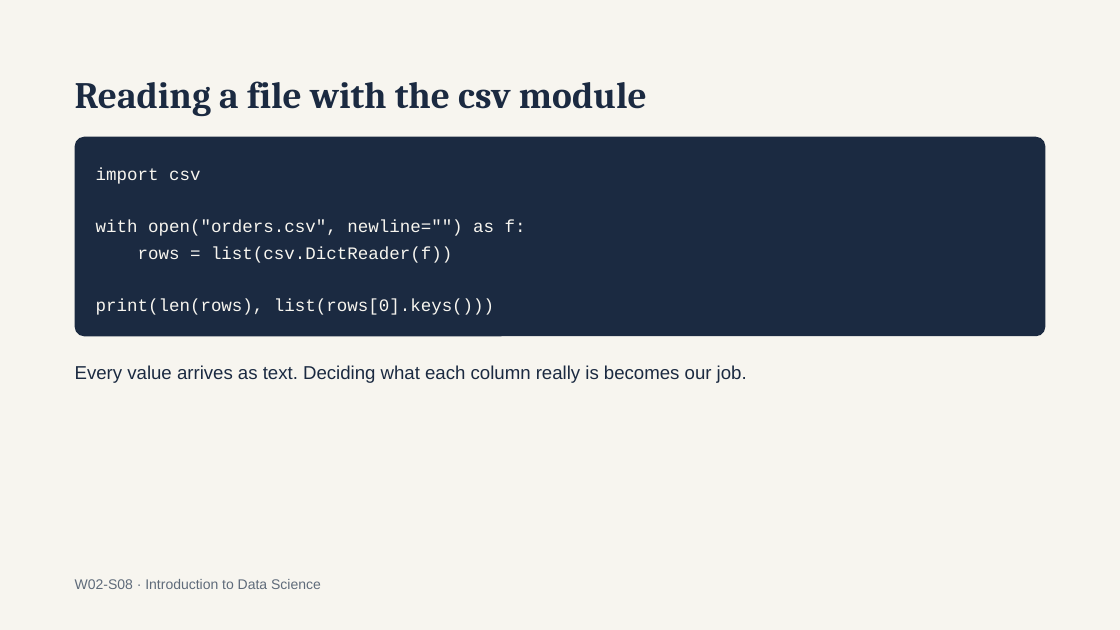
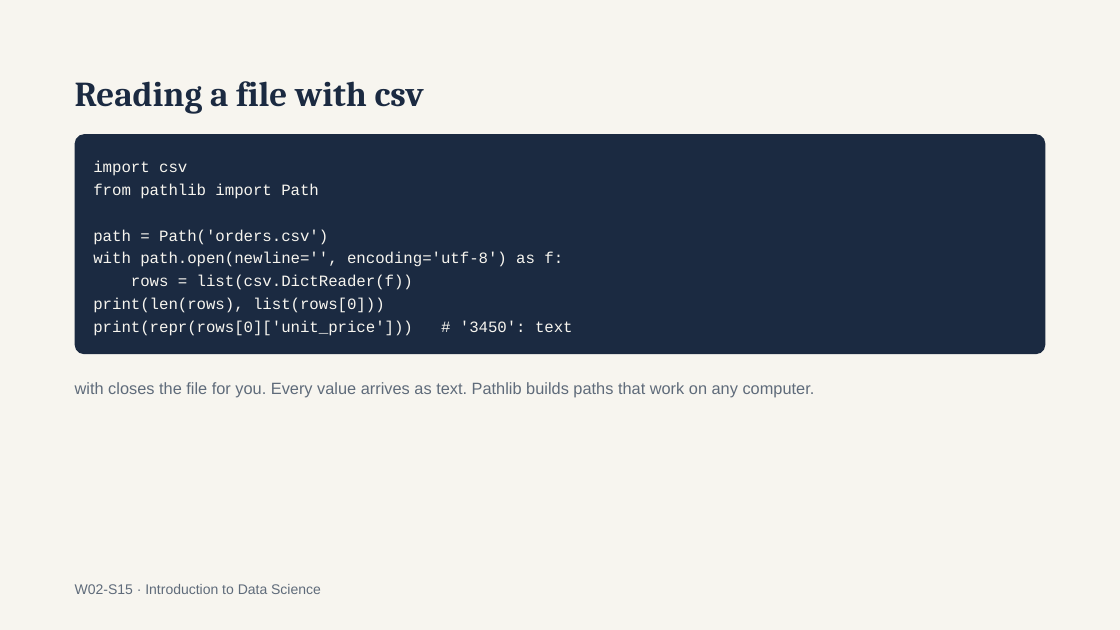
Before and after one commit to a6dulrauf/introduction-to-data-science-fall26, a slide deck: slide 15 of week 2/Intro to Data Science — Week 2 Python for Data Work.pptx (slide 8 before the commit). Drawn at 1120x630 pixels with LibreOffice and Linux fonts; fonts in the diff are those of the drawing. Boxes give left, top, right and bottom in pixels: in the first picture for what was removed or moved away, otherwise in the second. Text is boxed around its words. In the diff, an @@ line names an element or a change of style, - is before the commit and + after.

Commit message:
updating slides

```diff
--- a/week 2/Intro to Data Science — Week 2 Python for Data Work.pptx
+++ b/week 2/Intro to Data Science — Week 2 Python for Data Work.pptx
@@ title at bbox=[75, 81, 424, 113]: text changed; size 32 to 30 pt @@
-Reading a file with the csv module
+Reading a file with csv
@@ rounded rectangle "import csv": place and size @@
-rounded rectangle "import csv" at bbox=[75, 137, 1046, 337]
+rounded rectangle "import csv" at bbox=[75, 134, 1046, 355]
@@ rounded rectangle "import csv" at bbox=[75, 134, 1046, 355]: proportions changed @@
@@ text in rounded rectangle at bbox=[93, 160, 413, 290]: size 15 to 13.5 pt in "import csv", "rows = list(csv.DictReader(f))"; line spacing 22.5pt to 19.6pt @@
@@ text in rounded rectangle at bbox=[93, 183, 563, 267]: text changed; size 15 to 13.5 pt @@
-with open("orders.csv", newline="") as f:
+from pathlib import Path
+path = Path('orders.csv')
+with path.open(newline='', encoding='utf-8') as f:
@@ text in rounded rectangle at bbox=[93, 298, 573, 336]: text changed; size 15 to 13.5 pt @@
-print(len(rows), list(rows[0].keys()))
+print(len(rows), list(rows[0]))
+print(repr(rows[0]['unit_price'])) # '3450': text
@@ text at bbox=[75, 382, 815, 398]: text changed; size 16 to 14 pt; text colour #1B2A41 to #5F6B7A @@
-Every value arrives as text. Deciding what each column really is becomes our job.
+with closes the file for you. Every value arrives as text. Pathlib builds paths that work on any computer.
@@ text at bbox=[75, 584, 321, 594]: text changed @@
-W02-S08 · Introduction to Data Science
+W02-S15 · Introduction to Data Science
```
Also in this commit, not shown: 4 other slides changed, 21 slides added, 7 slides removed, 3 other files.
